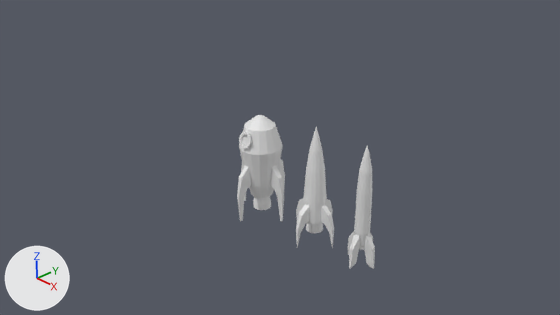
Renders of the Blender file objects/rocket.blend from each side of a commit.
One viewpoint serves both versions: the file's camera 'Camera'. Every picture has the same lights, and +X, +Y and +Z are marked at lower left.
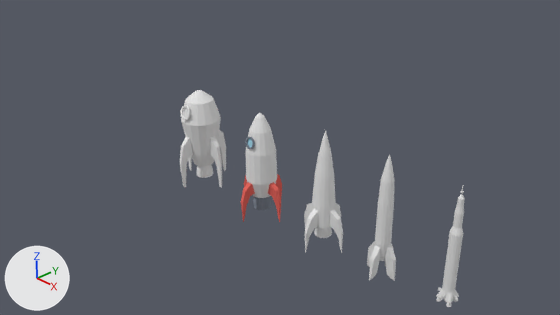
Commit message: finish rocket

The change, as a diff of the scene's bpy script:
```diff
--- a/objects/rocket.blend.py
+++ b/objects/rocket.blend.py
@@ mat_grey @@
+mat_grey = diffuse_material('grey')
+mat_grey.base_color = (0.206, 0.233, 0.281)  # grey #7d8590
@@ me_cylinder @@
-me_cylinder.from_pydata(...)  # 234 vertices, 228 faces; spans x -0.57..0.57, y -0.57..0.57, z -0.7..1.25
+me_cylinder.from_pydata(...)  # 234 vertices, 228 faces; spans x -0.49..0.49, y -0.49..0.49, z -0.75..1.3
+# me_cylinder part 1: the loose piece of 32 vertices spanning x -0.15..0.15, y -0.41..-0.29, z 0.73..1.02 is scaled about its middle by (0.769, 0.604, 0.785), then moved by (0.0, 0.1, -0.08), in mat_grey (grey #7d8590)
+# me_cylinder part 2: the loose piece of 8 vertices spanning x -0.11..0.11, y -0.37..-0.3, z 0.76..0.98 is scaled about its middle by (0.769, 0.527, 0.786), then moved by (0.0, 0.1, -0.08), in mat_blue (cyan #a2d4e7)
+# me_cylinder part 3: the loose piece of 16 vertices spanning x 0.29..0.57, y -0.05..0.05, z -0.7..0.37 is rebuilt with 16 vertices and now spans x 0.22..0.49, y -0.05..0.05, z -0.75..0.01, in mat_red (red #e7685f)
+# me_cylinder part 4: the loose piece of 16 vertices spanning x -0.05..0.05, y 0.29..0.57, z -0.7..0.37 is rebuilt with 16 vertices and now spans x -0.05..0.05, y 0.22..0.49, z -0.75..0.01, in mat_red (red #e7685f)
+# me_cylinder part 5: the loose piece of 16 vertices spanning x -0.05..0.05, y -0.57..-0.29, z -0.7..0.37 is rebuilt with 16 vertices and now spans x -0.05..0.05, y -0.49..-0.22, z -0.75..0.01, in mat_red (red #e7685f)
+# me_cylinder part 6: the loose piece of 16 vertices spanning x -0.57..-0.29, y -0.05..0.05, z -0.7..0.37 is rebuilt with 16 vertices and now spans x -0.49..-0.22, y -0.05..0.05, z -0.75..0.01, in mat_red (red #e7685f)
+# me_cylinder part 7
+# 17 vertices in x -0.29..0.29, y -0.29..0.29, z -0.03..1.25 move by (0.0, 0.0, 0.05)
+# 32 vertices move from x -0.39..0.39, y -0.39..0.39, z 0.66..1.06 to x -0.27..0.27, y -0.27..0.27, z 0.58..0.98
+# me_cylinder part 8: 48 faces spanning x -0.17..0.17, y -0.17..0.17, z -0.59..-0.33 switch from no material to mat_grey (grey #7d8590)
+me_cylinder.materials.append(mat_white)  # white #e7e7e7
+me_cylinder.materials.append(mat_red)  # red #e7685f
+me_cylinder.materials.append(mat_blue)  # cyan #a2d4e7
@@ ob_cylinder_002 @@
 ob_cylinder_002 = bpy.data.objects.new('Cylinder.002', me_cylinder_004)
-ob_cylinder_002.location = (2.39, 0.0, 0.0)
+ob_cylinder_002.location = (2.8, 0.0, 0.0)
@@ ob_cylinder_001 @@
 ob_cylinder_001 = bpy.data.objects.new('Cylinder.001', me_cylinder_002)
-ob_cylinder_001.location = (1.36, 0.0, 0.0)
+ob_cylinder_001.location = (1.56, 0.0, 0.0)
@@ ob_cylinder_003 @@
+ob_cylinder_003 = bpy.data.objects.new('Cylinder.003', me_cylinder_005)  # 341 vertices, 273 faces; spans x -0.17..0.17, y -0.17..0.17, z -0.47..1.45; in mat_white (white #e7e7e7)
+ob_cylinder_003.location = (4.0, 0.0, 0.0)
@@ ob_cylinder_004 @@
+ob_cylinder_004 = bpy.data.objects.new('Cylinder.004', me_cylinder_006)  # 234 vertices, 228 faces; spans x -0.57..0.57, y -0.57..0.57, z -0.7..1.25; in mat_white (white #e7e7e7)
+ob_cylinder_004.location = (-1.78, 0.0, 0.0)
```

Pixel boxes (x1, y1, x2, y2) of what changed, in the pictures (560 x 315 px; the box of a moved part takes in the faces that stretch with it):
'Cylinder', reshaped (14% narrower)
    before: (237, 115, 285, 221)
    after: (241, 112, 282, 222)
'Cylinder.002', moved
    before: (348, 146, 375, 269)
    after: (367, 154, 396, 281)
'Cylinder.001', moved
    before: (296, 127, 334, 248)
    after: (304, 130, 343, 253)
'Cylinder.004', added
    after: (180, 90, 226, 187)
'Cylinder.003', added
    after: (436, 186, 465, 307)
part 1 of me_cylinder, moved or reshaped
    before: (239, 132, 252, 149)
    after: (245, 137, 255, 149)
part 2 of me_cylinder, moved or reshaped
    before: (242, 135, 249, 146)
    after: (247, 138, 253, 147)
part 3 of me_cylinder, rebuilt (7% narrower, 28% shorter)
    before: (270, 165, 284, 221)
    after: (268, 182, 281, 222)
part 4 of me_cylinder, rebuilt
    before: (279, 159, 285, 191)
    after: (276, 174, 282, 199)
part 5 of me_cylinder, rebuilt (28% shorter)
    before: (237, 165, 251, 221)
    after: (241, 182, 255, 222)
part 6 of me_cylinder, rebuilt
    before: (241, 163, 247, 201)
    after: (244, 175, 248, 187)
part 7 of me_cylinder, moved or reshaped
    before: (239, 115, 283, 198)
    after: (246, 112, 277, 198)
part 8 of me_cylinder, recoloured
    both: (253, 196, 271, 210)
